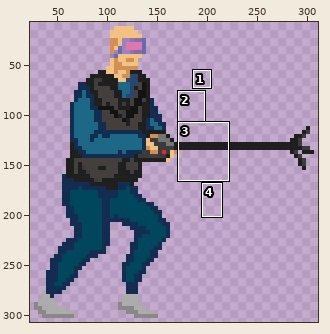
One commit to this sprite sheet: анимации/мусор 2/атака/10.png. Above, an overview of the earlier version with the close-up marked.
Close-up. Before the edit:
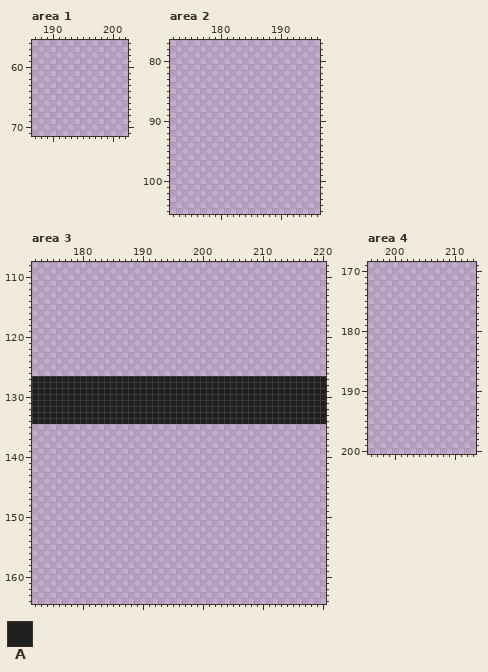
The file is 344x306 pixels. Colours within 5 levels of each other are drawn and written as one. Shown: area 1: x 187..202, y 56..71; area 2: x 172..196, y 77..105; area 3: x 172..220, y 108..164; area 4: x 196..213, y 169..200. The old version is drawn lined up with the new one, on the new canvas. The wide view leaves out empty margins.
Palette (. is transparent): A #1f1f1f
Pixels before, area 3 (only the part around the change), first column x 172:
108 .................................................
109 .................................................
110 .................................................
111 .................................................
112 .................................................
113 .................................................
114 .................................................
115 .................................................
116 .................................................
117 .................................................
118 .................................................
119 .................................................
120 .................................................
121 .................................................
122 .................................................
123 .................................................
124 .................................................
125 .................................................
126 .................................................
127 AAAAAAAAAAAAAAAAAAAAAAAAAAAAAAAAAAAAAAAAAAAAAAAAA
128 AAAAAAAAAAAAAAAAAAAAAAAAAAAAAAAAAAAAAAAAAAAAAAAAA
129 AAAAAAAAAAAAAAAAAAAAAAAAAAAAAAAAAAAAAAAAAAAAAAAAA
130 AAAAAAAAAAAAAAAAAAAAAAAAAAAAAAAAAAAAAAAAAAAAAAAAA
131 AAAAAAAAAAAAAAAAAAAAAAAAAAAAAAAAAAAAAAAAAAAAAAAAA
132 AAAAAAAAAAAAAAAAAAAAAAAAAAAAAAAAAAAAAAAAAAAAAAAAA
133 AAAAAAAAAAAAAAAAAAAAAAAAAAAAAAAAAAAAAAAAAAAAAAAAA
134 AAAAAAAAAAAAAAAAAAAAAAAAAAAAAAAAAAAAAAAAAAAAAAAAA
135 .................................................
136 .................................................
137 .................................................
138 .................................................
139 .................................................
140 .................................................
141 .................................................
142 .................................................
143 .................................................
144 .................................................
145 .................................................
146 .................................................
147 .................................................
148 .................................................
149 .................................................
150 .................................................
151 .................................................
152 .................................................
153 .................................................
154 .................................................
155 .................................................
156 .................................................
157 .................................................
158 .................................................
159 .................................................
160 .................................................
161 .................................................
162 .................................................
163 .................................................
164 .................................................
The same view after the edit:
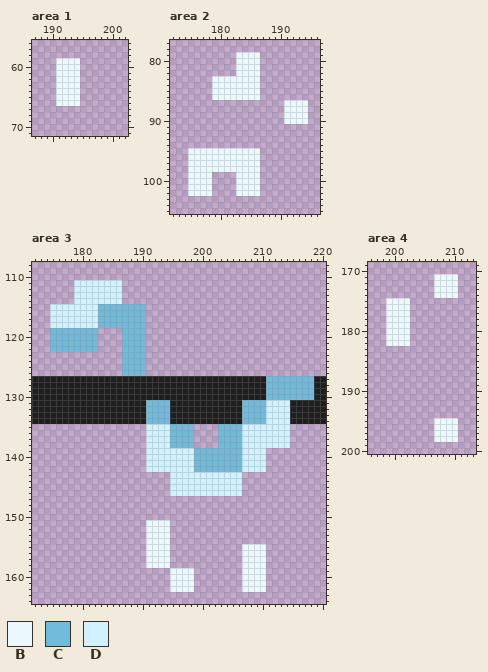
Colours new in this view: B #ebf9ff  C #73bad9  D #d1f1ff
From old to new:
canvas 344x306 -> 371x312, the old top-left corner now at -9,-3 (the part of the old canvas that was cut away was empty and is not shown)
Changed rows in their new state; - is an unchanged pixel.
Area 1:
first column x 191:
59 BBBB
60 BBBB
61 BBBB
62 BBBB
63 BBBB
64 BBBB
65 BBBB
66 BBBB
Area 2:
first column x 179:
 79 ----BBBB--------
 80 ----BBBB--------
 81 ----BBBB--------
 82 ----BBBB--------
 83 BBBBBBBB--------
 84 BBBBBBBB--------
 85 BBBBBBBB--------
 86 BBBBBBBB--------
 87 ------------BBBB
 88 ------------BBBB
 89 ------------BBBB
 90 ------------BBBB
first column x 175:
 95 BBBBBBBBBBBB
 96 BBBBBBBBBBBB
 97 BBBBBBBBBBBB
 98 BBBBBBBBBBBB
 99 BBBB----BBBB
100 BBBB----BBBB
101 BBBB----BBBB
102 BBBB----BBBB
Area 3:
first column x 175:
111 ----DDDDDDDD--------------------------------
112 ----DDDDDDDD--------------------------------
113 ----DDDDDDDD--------------------------------
114 ----DDDDDDDD--------------------------------
115 DDDDDDDDCCCCCCCC----------------------------
116 DDDDDDDDCCCCCCCC----------------------------
117 DDDDDDDDCCCCCCCC----------------------------
118 DDDDDDDDCCCCCCCC----------------------------
119 CCCCCCCC----CCCC----------------------------
120 CCCCCCCC----CCCC----------------------------
121 CCCCCCCC----CCCC----------------------------
122 CCCCCCCC----CCCC----------------------------
123 ------------CCCC----------------------------
124 ------------CCCC----------------------------
125 ------------CCCC----------------------------
126 ------------CCCC----------------------------
127 ------------------------------------CCCCCCCC
128 ------------------------------------CCCCCCCC
129 ------------------------------------CCCCCCCC
130 ------------------------------------CCCCCCCC
131 ----------------CCCC------------CCCCDDDD----
132 ----------------CCCC------------CCCCDDDD----
133 ----------------CCCC------------CCCCDDDD----
134 ----------------CCCC------------CCCCDDDD----
135 ----------------DDDDCCCC----CCCCDDDDDDDD----
136 ----------------DDDDCCCC----CCCCDDDDDDDD----
137 ----------------DDDDCCCC----CCCCDDDDDDDD----
138 ----------------DDDDCCCC----CCCCDDDDDDDD----
139 ----------------DDDDDDDDCCCCCCCCDDDD--------
140 ----------------DDDDDDDDCCCCCCCCDDDD--------
141 ----------------DDDDDDDDCCCCCCCCDDDD--------
142 ----------------DDDDDDDDCCCCCCCCDDDD--------
143 --------------------DDDDDDDDDDDD------------
144 --------------------DDDDDDDDDDDD------------
145 --------------------DDDDDDDDDDDD------------
146 --------------------DDDDDDDDDDDD------------
first column x 191:
151 BBBB----------------
152 BBBB----------------
153 BBBB----------------
154 BBBB----------------
155 BBBB------------BBBB
156 BBBB------------BBBB
157 BBBB------------BBBB
158 BBBB------------BBBB
159 ----BBBB--------BBBB
160 ----BBBB--------BBBB
161 ----BBBB--------BBBB
162 ----BBBB--------BBBB
Area 4:
first column x 199:
171 --------BBBB
172 --------BBBB
173 --------BBBB
174 --------BBBB
175 BBBB--------
176 BBBB--------
177 BBBB--------
178 BBBB--------
179 BBBB--------
180 BBBB--------
181 BBBB--------
182 BBBB--------
first column x 207:
195 BBBB
196 BBBB
197 BBBB
198 BBBB
